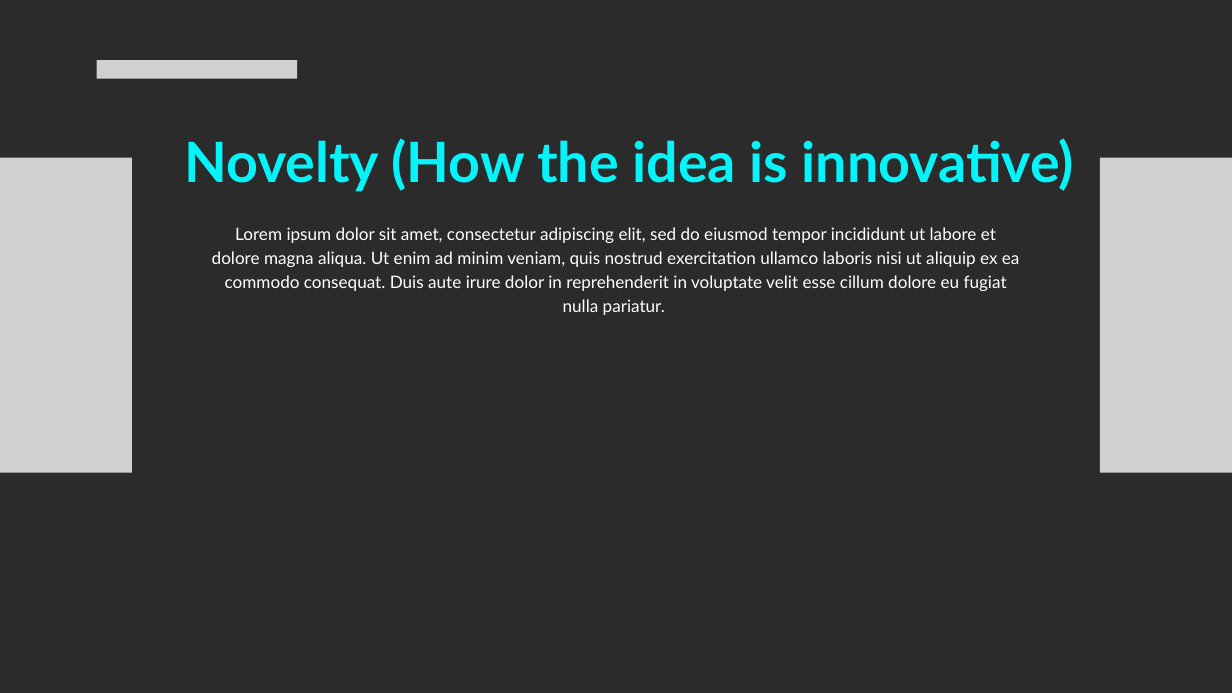
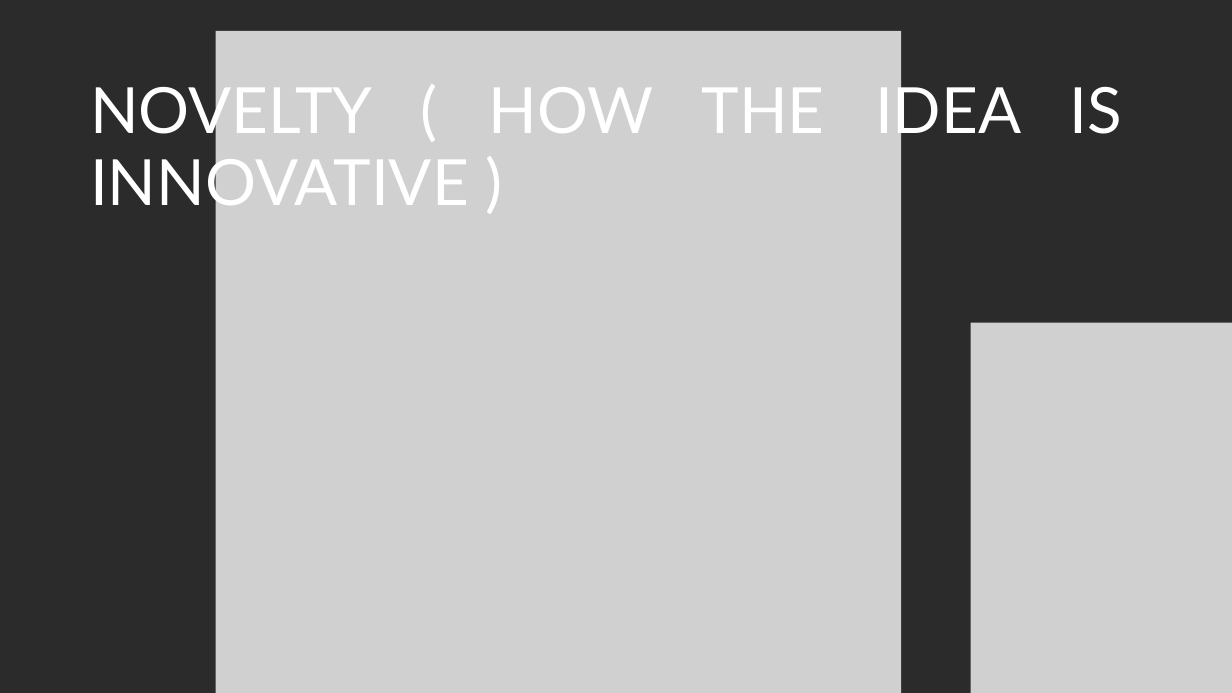
Before and after one commit to v1ggs-dev/oscillation-iete-tcet, a slide deck: slide 6 of src/assets/Oscillation Pitchdeck Template.pptx. Drawn at 1232x693 pixels with LibreOffice and Linux fonts; fonts in the diff are those of the drawing; grey boxes stand for pictures; background and template pictures are left out; a plain dark background stands for a picture behind light text. Boxes give left, top, right and bottom in pixels: in the first picture for what was removed or moved away, otherwise in the second. Text is boxed around its words. In the diff, an @@ line names an element or a change of style, - is before the commit and + after.

```diff
--- a/src/assets/Oscillation Pitchdeck Template.pptx
+++ b/src/assets/Oscillation Pitchdeck Template.pptx
@@ picture added at [216, 31, 901, 693] @@
@@ text at [90, 77, 1122, 216]: text changed; size 65 to 74.5 pt; text colour #05F4F9 to #FFFFFF; bold off @@
-Novelty (How the idea is innovative)
+NOVELTY ( HOW THE IDEA IS INNOVATIVE )
@@ picture removed at [97, 60, 298, 78] @@
@@ picture removed at [0, 158, 132, 472] @@
@@ picture removed at [1100, 158, 1232, 472] @@
@@ text removed at [212, 227, 1020, 315] @@
-Lorem ipsum dolor sit amet, consectetur adipiscing elit, sed do eiusmod tempor incididunt ut labore et dolore magna aliqua. Ut enim ad minim veniam, quis nostrud exercitation ullamco laboris nisi ut aliquip ex ea commodo consequat. Duis aute irure dolor in reprehenderit in voluptate velit esse cillum dolore eu fugiat nulla pariatur.
@@ picture added at [971, 323, 1232, 693] @@
```
Also in this commit, not shown: 4 other slides changed, 4 slides added, 4 slides removed.
